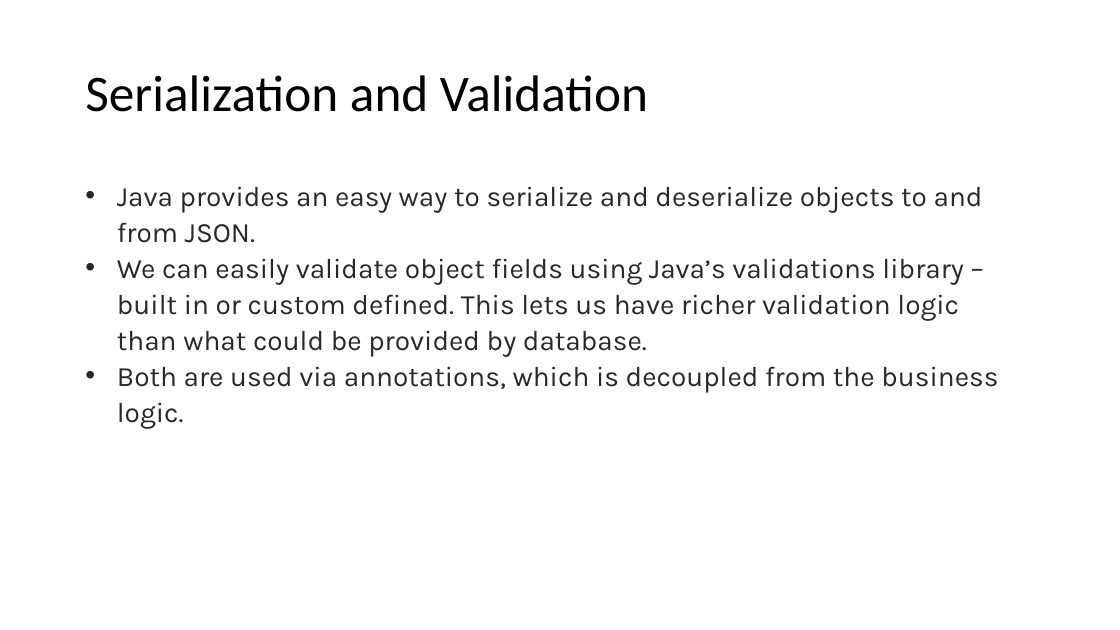
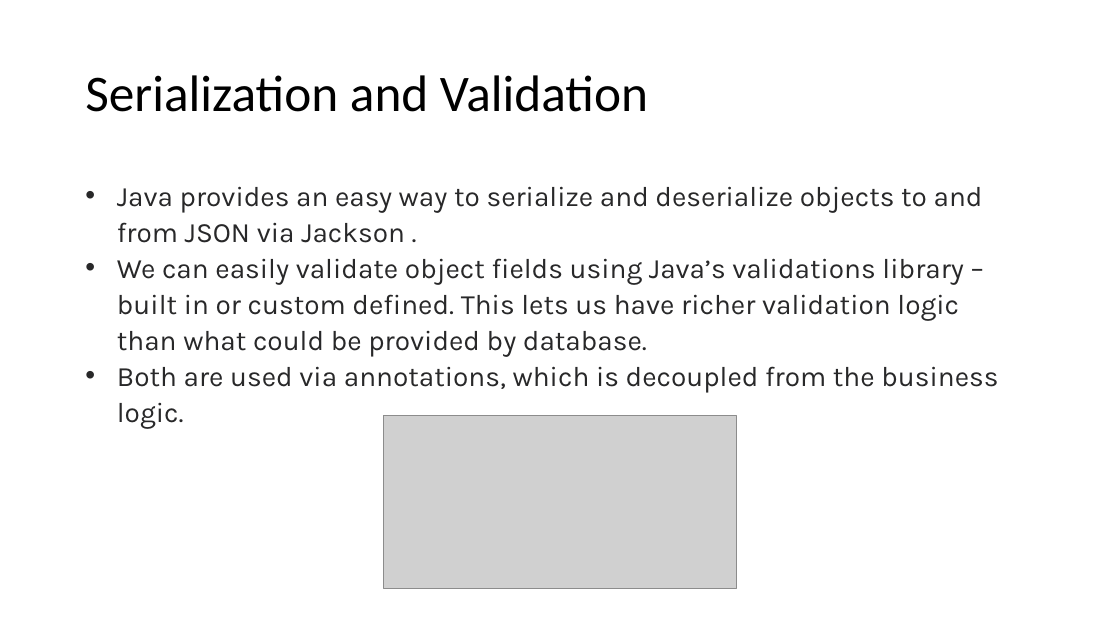
Before and after one commit to eNtrozx/todosys, a slide deck: slide 9 of Presentation.pptx. Drawn at 1120x630 pixels with LibreOffice and Linux fonts; fonts in the diff are those of the drawing; grey boxes stand for pictures. Boxes give left, top, right and bottom in pixels: in the first picture for what was removed or moved away, otherwise in the second. Text is boxed around its words. In the diff, an @@ line names an element or a change of style, - is before the commit and + after.

```diff
--- a/Presentation.pptx
+++ b/Presentation.pptx
@@ text at [117,186,983,243]: text changed @@
-• Java provides an easy way to serialize and deserialize objects to and from JSON.
+• Java provides an easy way to serialize and deserialize objects to and from JSON via Jackson .
@@ picture added at [384,416,737,588] @@
```
Also in this commit, not shown: 11 other slides changed.
